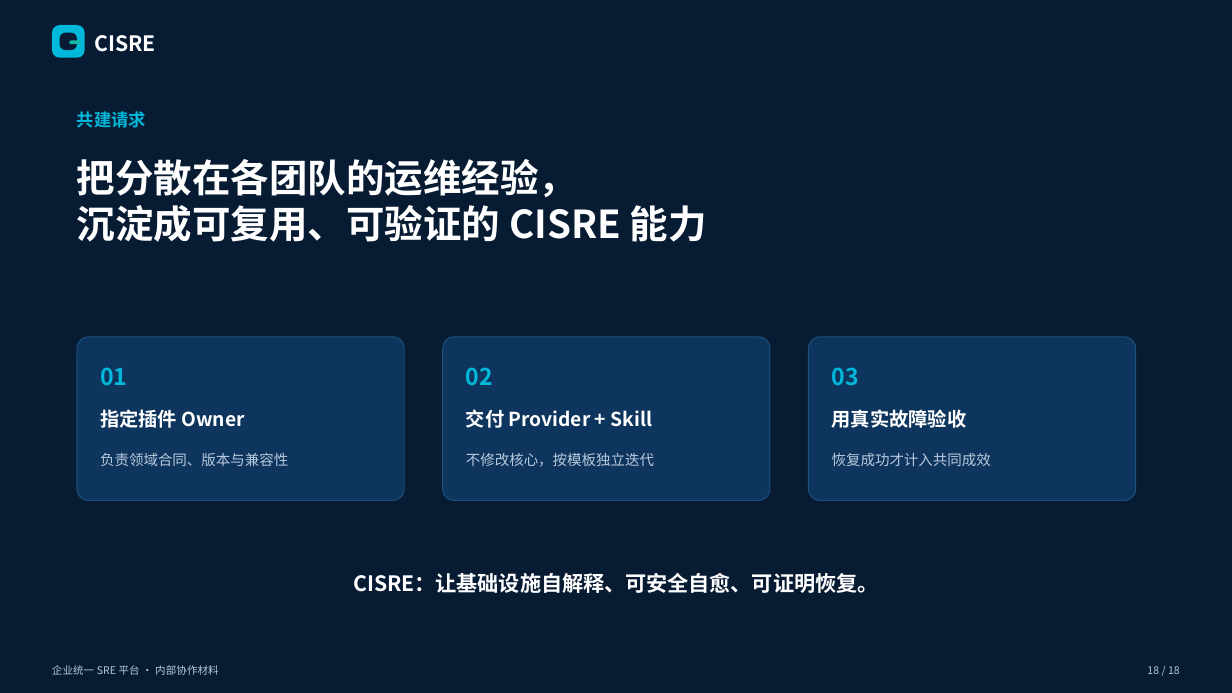
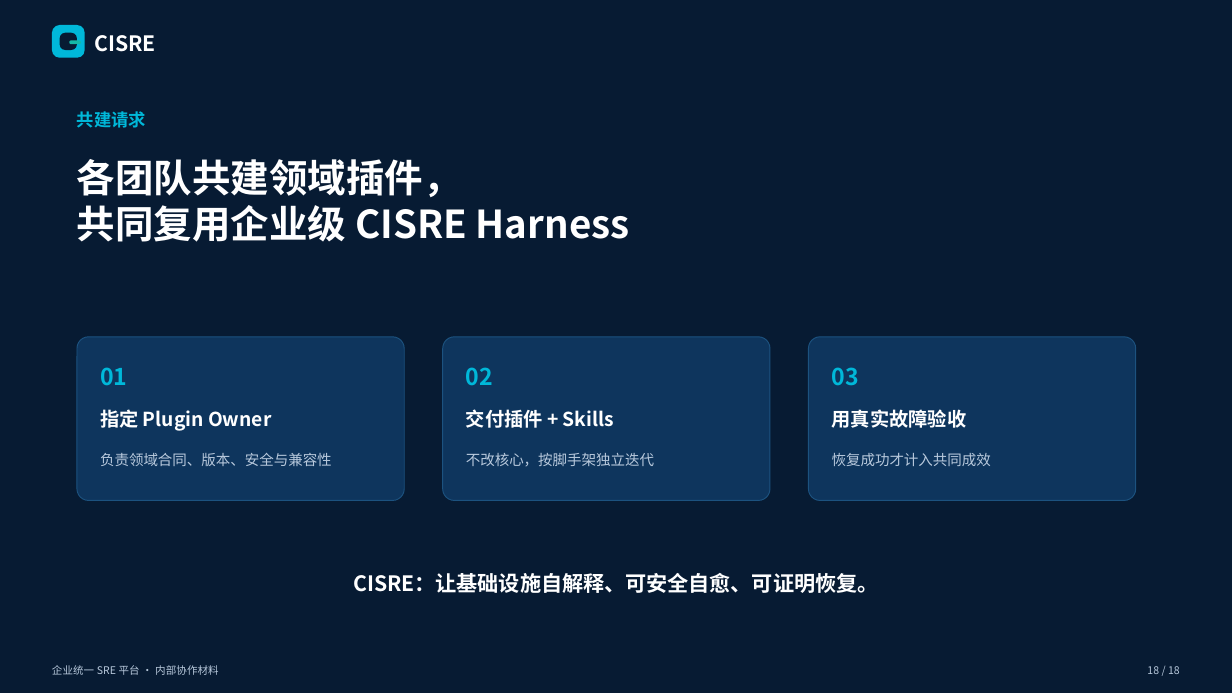
Before and after one commit to William-Lu-stack/Flawless, a slide deck: slide 18 of docs/CISRE_ENTERPRISE_OPS_PLATFORM.pptx. Drawn at 1232x693 pixels with LibreOffice and Linux fonts; fonts in the diff are those of the drawing. Boxes give left, top, right and bottom in pixels: in the first picture for what was removed or moved away, otherwise in the second. Text is boxed around its words. In the diff, an @@ line names an element or a change of style, - is before the commit and + after.

Commit message:
feat(platform): release CISRE 5.6.0 plugin harness

```diff
--- a/docs/CISRE_ENTERPRISE_OPS_PLATFORM.pptx
+++ b/docs/CISRE_ENTERPRISE_OPS_PLATFORM.pptx
@@ text at <box>77,159,630,242</box>: text changed @@
-把分散在各团队的运维经验，
-沉淀成可复用、可验证的 CISRE 能力
+各团队共建领域插件，
+共同复用企业级 CISRE Harness
@@ text at <box>100,409,271,431</box>: text changed @@
-指定插件 Owner
+指定 Plugin Owner
@@ text at <box>466,409,614,428</box>: text changed @@
-交付 Provider + Skill
+交付插件 + Skills
@@ text at <box>100,453,332,466</box>: text changed @@
-负责领域合同、版本与兼容性
+负责领域合同、版本、安全与兼容性
@@ text at <box>466,453,654,466</box>: text changed @@
-不修改核心，按模板独立迭代
+不改核心，按脚手架独立迭代
```
Also in this commit, not shown: 12 other slides changed, 35 other files.
